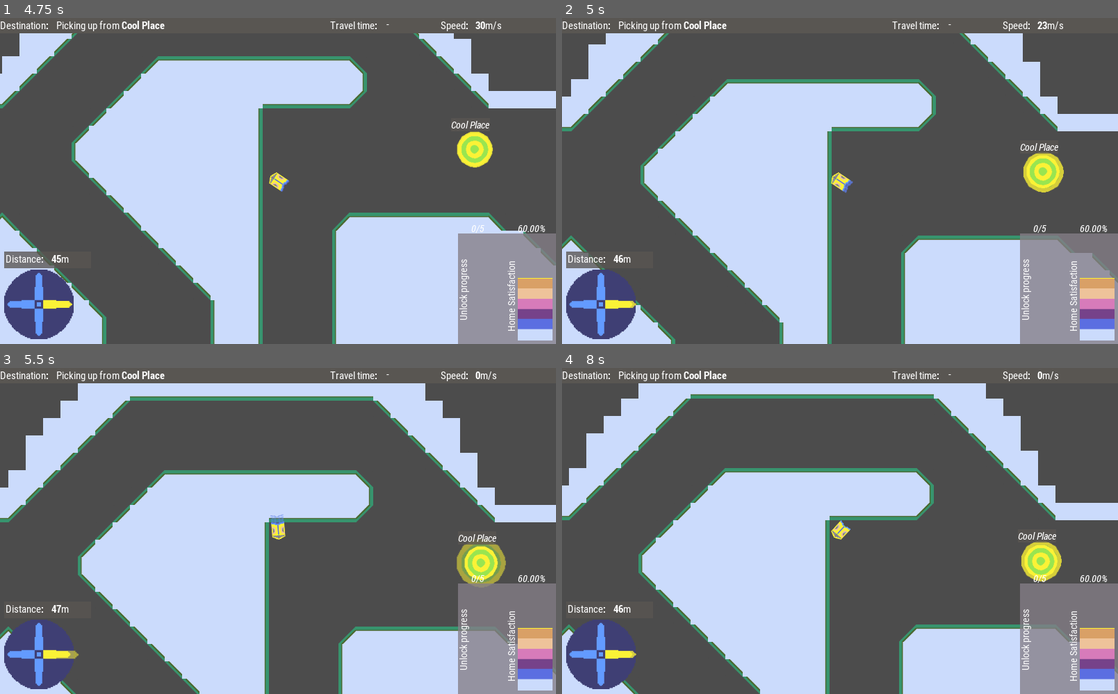
Above: before the commit, frames 1-4 (two rows, left to right).
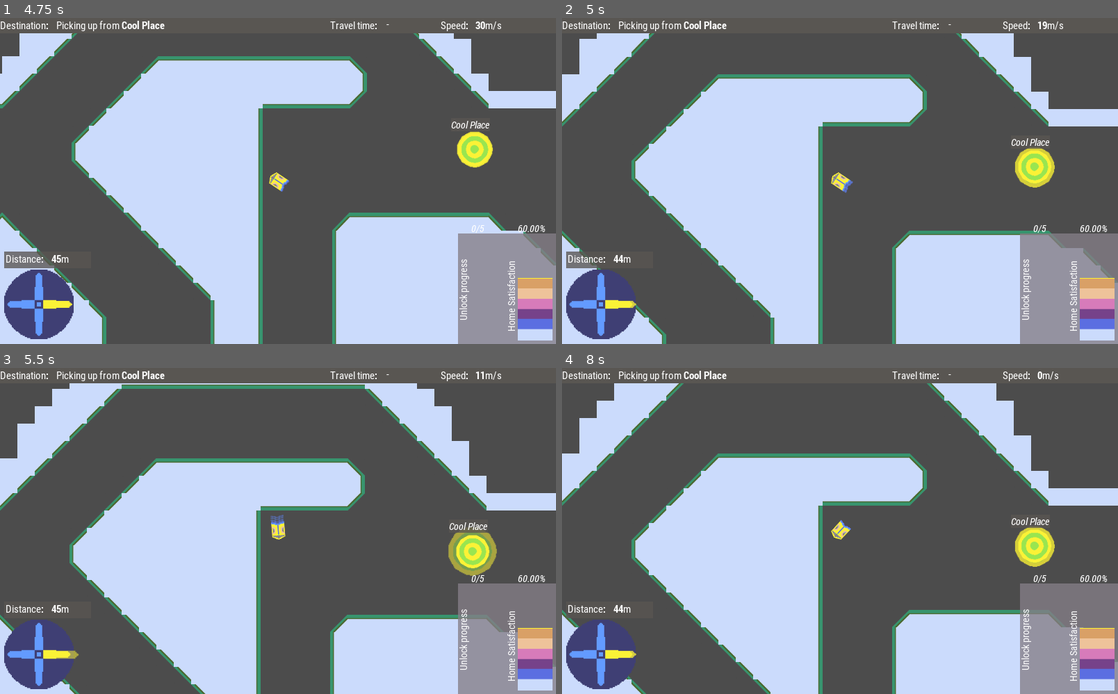
Above: after the commit, the same moments.

Repository: broquaint/comrade-cabbie
Game: Godot game, scene res://Root.tscn
Same seed, same stepped clock (60 frames per second), same inputs: the game is played once before the commit and once after it.
Inputs:
- Up to frame 1 (4.75 s): click "New Game" at 0.5 s; click "OK" at 1.25 s; hold Right (move_right) 2.03-2.78 s; hold Left (move_left) 2.78-3.53 s; hold Right (move_right) 3.53-4.28 s; hold Up (move_up) from 4.28 s (still down)
- Up to frame 2 (5 s): keep holding Up (move_up)
- Up to frame 3 (5.5 s): release Up (move_up) at 5.03 s; hold Left (move_left) from 5.03 s (still down)
- Up to frame 4 (8 s): release Left (move_left) at 7.28 s; hold Right (move_right) from 7.28 s (still down)

Frame 1 is identical in both runs. In frame 2, 11% of the frame differs, in the area x 0-100%, y 1-100%; in frame 3, 16%; in frame 4, 17%, in the area x 0-100%, y 4-100%.

Commit message:
Add some collison code
Simply cribbed from the example code:

  https://docs.godotengine.org/en/3.4/tutorials/physics/using_kinematic_body_2d.html#bouncing-reflecting

But it gives the ship a bit more of a tactile feeling.

Diff:
--- a/Player.gd
+++ b/Player.gd
@@ -127,7 +127,11 @@
 	if velocity.length() > max_speed:
 		velocity = velocity.normalized() * max_speed
 
-	velocity = move_and_slide(velocity)
+	var collision = move_and_collide(velocity * delta)
+	if collision:
+		velocity = velocity.bounce(collision.normal) * Vector2(0.7, 0.7)
+#		if collision.collider.has_method("hit"):
+#			collision.collider.hit()
 
 func _ready():
 	$Decelerating.connect('timeout', self, 'now_decelerating')
